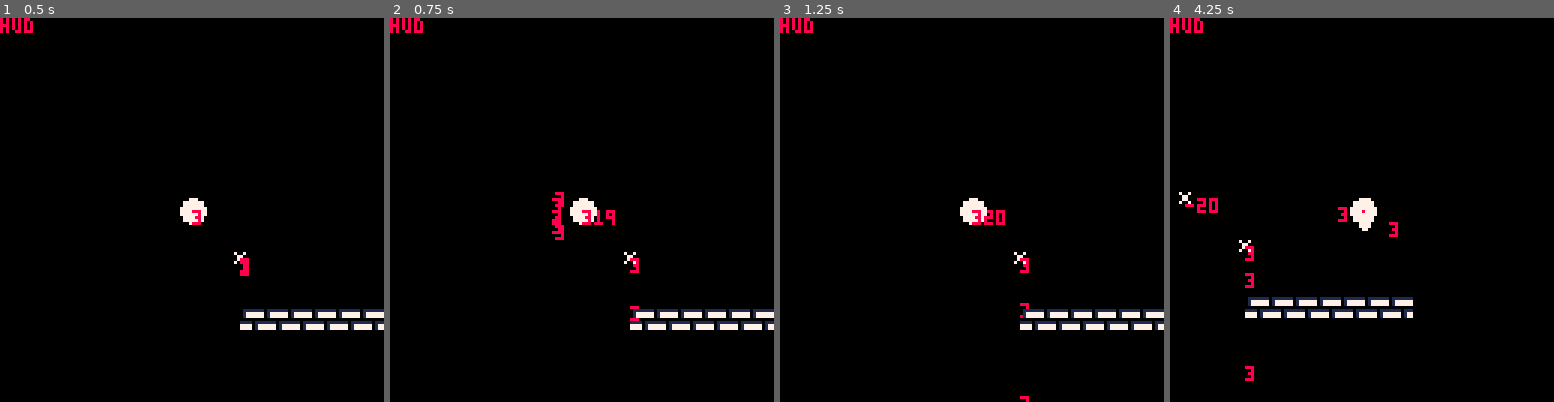
Above: before the commit, frames 1-4 (left to right).
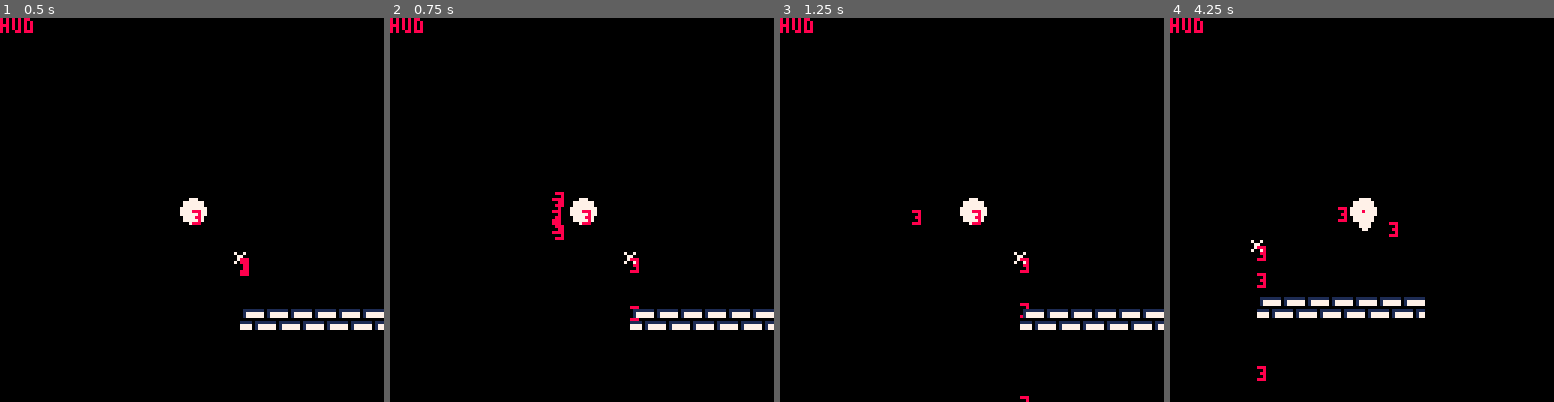
Above: after the commit, the same moments.

Repository: AntonPetrochenko/ShawarmaOfTruth
Game: PICO-8 cartridge logic.p8
Same seed, same stepped clock (60 frames per second), same inputs: the game is played once before the commit and once after it.
Inputs:
- Up to frame 1 (0.5 s): tap X (X key) at 0.33 s
- Up to frame 2 (0.75 s): tap O (Z key) at 0.7 s
- Up to frame 3 (1.25 s): tap X (X key) at 1.07 s
- Up to frame 4 (4.25 s): hold Right 1.6-2.1 s; tap O (Z key) every 0.4 s from 1.7 to 4.1 s; tap X (X key) at 1.85, 2.97, 4.08 s; hold Up 2.15-2.42 s; hold Right 2.47-3.03 s; hold Left 3.08-3.58 s; hold Down 3.63-3.97 s; hold Right from 4.02 s (still down)

Frame 1 is identical in both runs. In frame 2, 0.1% of the frame differs, in the area x 53-59%, y 50-54%; in frame 3, 0.2%; in frame 4, 1.7%, in the area x 2-67%, y 45-95%.

Commit message:
Add things, consolidate code

Diff:
--- a/logic.p8
+++ b/logic.p8
@@ -47,14 +47,17 @@
 ----DUMMY
 function dummy_draw(s)
 	spr(0,s.x-4,s.y-4)
-	be_tangible(s)
 end
 
 function dummy_update(s)
 	push_others(s)
 	hurt_from(s,{0},enemy_hurt)
-end
-
+	be_alive(s)
+	be_tangible(s)
+end
+----
+
+----PLAYER
 function player_update(s)
 	be_tangible(s)
 	if (btn(⬇️)) s.vy += .3
@@ -68,7 +71,8 @@
 		shoot(s,simple_projectile,simple_projectile_draw,atan2(s.vy,s.vx),2,0)
 	end
 	push_others(s)
-	hurt_from(s,{1})
+	hurt_from(s,{1},nothing)
+	be_alive(s)
 end
 ----
 
@@ -201,7 +205,9 @@
 end
 
 function be_alive(s)
-
+	if s.hp < 1 then
+		destroy(s)
+	end
 end
 
 function hurt_from(s,w,res)
@@ -212,7 +218,6 @@
 					destroy(obj)
 				end
 				res(s)
-				--d(9)
 			end
 		end
 	end
